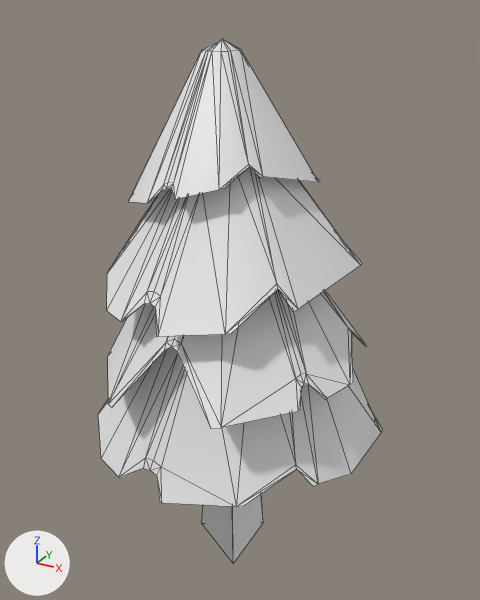
One commit to the FBX model ValleyProduction/Assets/_Art/Meshes/Environment/Vegetation/Trees/FirTree/Healthy/SM_HealthyFirTree_01_LOD2.fbx: the scene before it, then after it.
The view is the same before and after, from a camera (50 mm lens) standing at (4.64, -8.16, 8.58) and looking at (0.05, 0.18, 4.41). Lighting does not change. The marker at lower left points along +X, +Y and +Z. Mesh edges are drawn as thin lines.

Before the edit, the objects in view are built like this:
```python
me_mesh = bpy.data.meshes.new('Mesh')
me_mesh.from_pydata(...)  # 312 vertices, 398 faces; spans x -235.0..236.0, y -204.0..208.0, z -23.0..820.0
ob_firtree_01_lod2 = bpy.data.objects.new('FirTree_01_LOD2', me_mesh)
ob_firtree_01_lod2.location = (0.0, 0.0, 0.0)
ob_firtree_01_lod2.scale = (0.01, 0.01, 0.01)
```
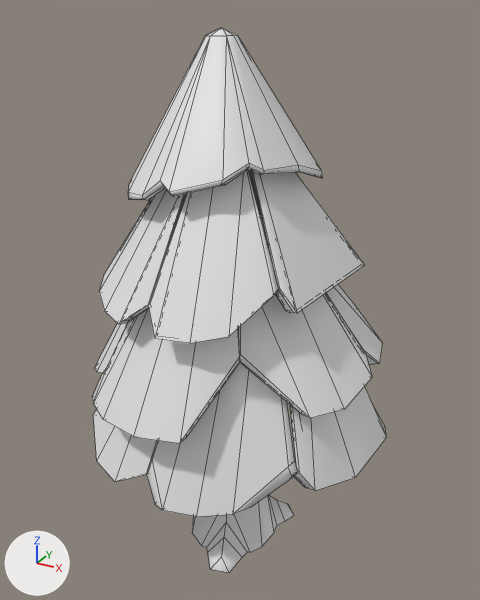
Boxes (x1, y1, x2, y2) around the edits, measured in the pictures (480 x 600 px):
'FirTree_01_LOD2', reshaped, turned: before (98, 39, 382, 563); after (92, 28, 387, 573)
part 1 of me_mesh, deleted: before (107, 167, 362, 336)
part 2 of me_mesh, deleted: before (98, 347, 382, 507)
part 3 of me_mesh, deleted: before (108, 289, 367, 428)
part 4 of me_mesh, deleted: before (128, 39, 320, 203)
part 5 of me_mesh, built on: before (202, 494, 263, 563); after (92, 28, 387, 573)

Edits to the bpy script that builds the scene:
```text
Change me_mesh:
    used by ob_firtree_01_lod2; location = (0.0, 0.0, 0.0); scale = (0.01, 0.01, 0.01)
    remove me_mesh.from_pydata(...)  # 312 vertices, 398 faces; spans x -235.0..236.0, y -204.0..208.0, z -23.0..820.0
    add me_mesh.from_pydata(...)  # 894 vertices, 880 faces; spans x -252.0..246.0, y 0.0..834.0, z -216.0..223.0
    me_mesh part 1: the loose piece of 84 vertices spanning x -196.0..183.0, y -190.0..196.0, z 464.0..680.0 is deleted
    me_mesh part 2: the loose piece of 79 vertices spanning x -235.0..236.0, y -204.0..208.0, z 206.0..461.0 is deleted
    me_mesh part 3: the loose piece of 74 vertices spanning x -216.0..219.0, y -204.0..206.0, z 320.0..558.0 is deleted
    me_mesh part 4: the loose piece of 69 vertices spanning x -141.0..115.0, y -126.0..135.0, z 607.0..820.0 is deleted
    me_mesh part 5: 6 vertices removed from x -66.0..33.0, y -57.0..57.0, z -23.0..785.0; 894 vertices added at x -252.0..246.0, y 0.0..834.0, z -216.0..223.0
Change ob_firtree_01_lod2:
    ob_firtree_01_lod2.rotation_euler: (0.0, 0.0, 0.0) -> (1.571, 0.0, 0.0)  # degrees (0, 0, 0) -> degrees (90, 0, 0)
```
